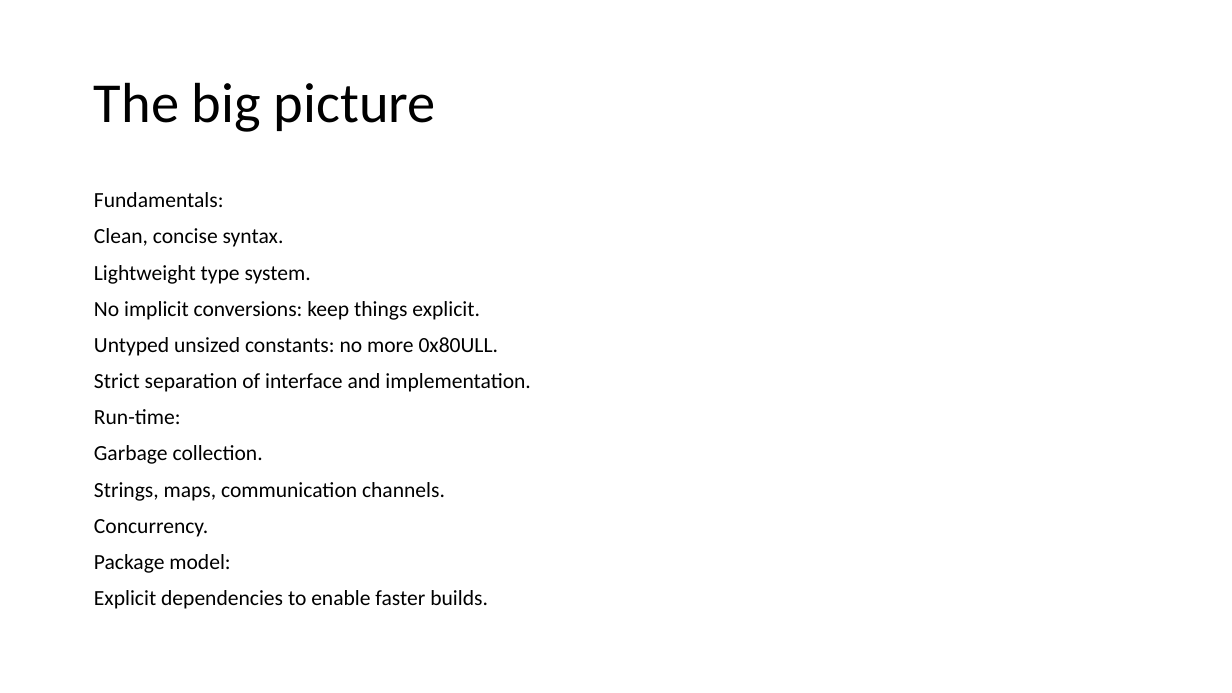
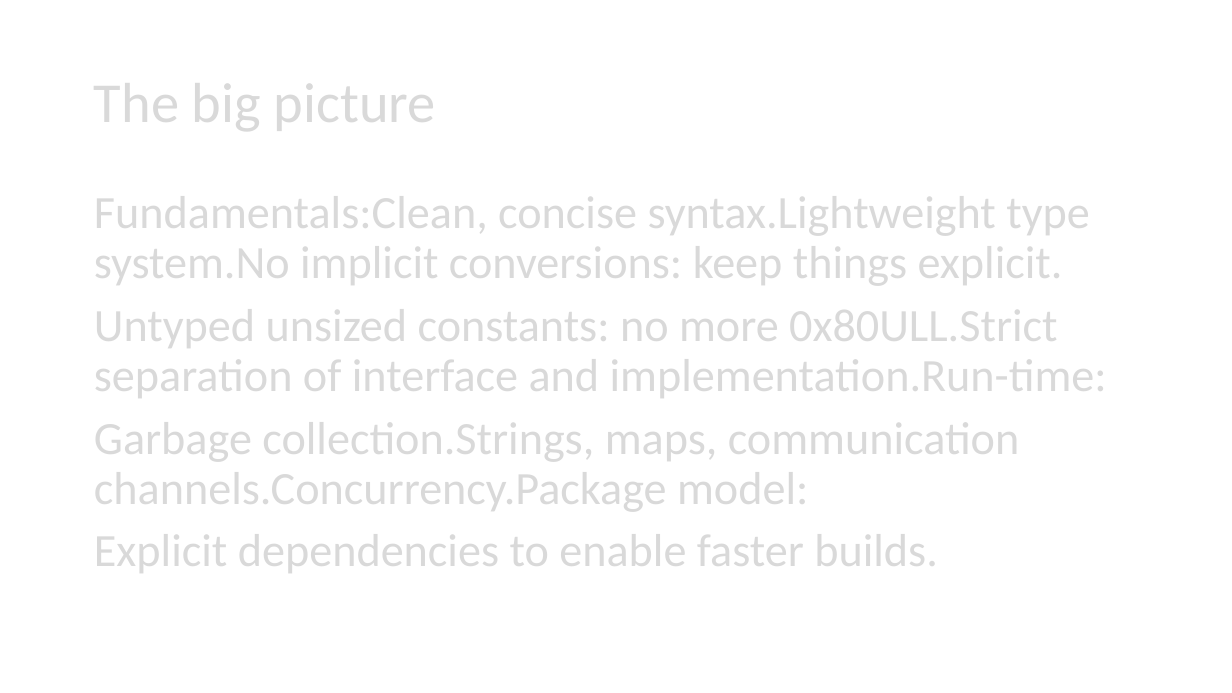
Before and after one commit to firstbird/goPresent, a slide deck: slide 12 of go introduction.pptx. Drawn at 1232x693 pixels with LibreOffice and Linux fonts; fonts in the diff are those of the drawing. Boxes give left, top, right and bottom in pixels: in the first picture for what was removed or moved away, otherwise in the second. Text is boxed around its words. In the diff, an @@ line names an element or a change of style, - is before the commit and + after.

```diff
--- a/go introduction.pptx
+++ b/go introduction.pptx
@@ title "The big picture" at (x1=94, y1=68, x2=436, y2=137): text colour #000000 to #D9D9D9 @@
@@ text at (x1=94, y1=185, x2=1107, y2=516): text changed; size 16.8 to 36 pt; text colour #000000 to #D9D9D9 @@
-Fundamentals:
-Clean, concise syntax.
-Lightweight type system.
-No implicit conversions: keep things explicit.
-Untyped unsized constants: no more 0x80ULL.
-Strict separation of interface and implementation.
-Run-time:
-Garbage collection.
-Strings, maps, communication channels.
-Concurrency.
-Package model:
+Fundamentals:Clean, concise syntax.Lightweight type system.No implicit conversions: keep things explicit.
+Untyped unsized constants: no more 0x80ULL.Strict separation of interface and implementation.Run-time:
+Garbage collection.Strings, maps, communication channels.Concurrency.Package model:
@@ text at (x1=94, y1=523, x2=938, y2=579): size 16.8 to 36 pt, text colour #000000 to #D9D9D9 in "Explicit dependencies to enable faster builds." @@
```
Also in this commit, not shown: 21 other slides changed.
